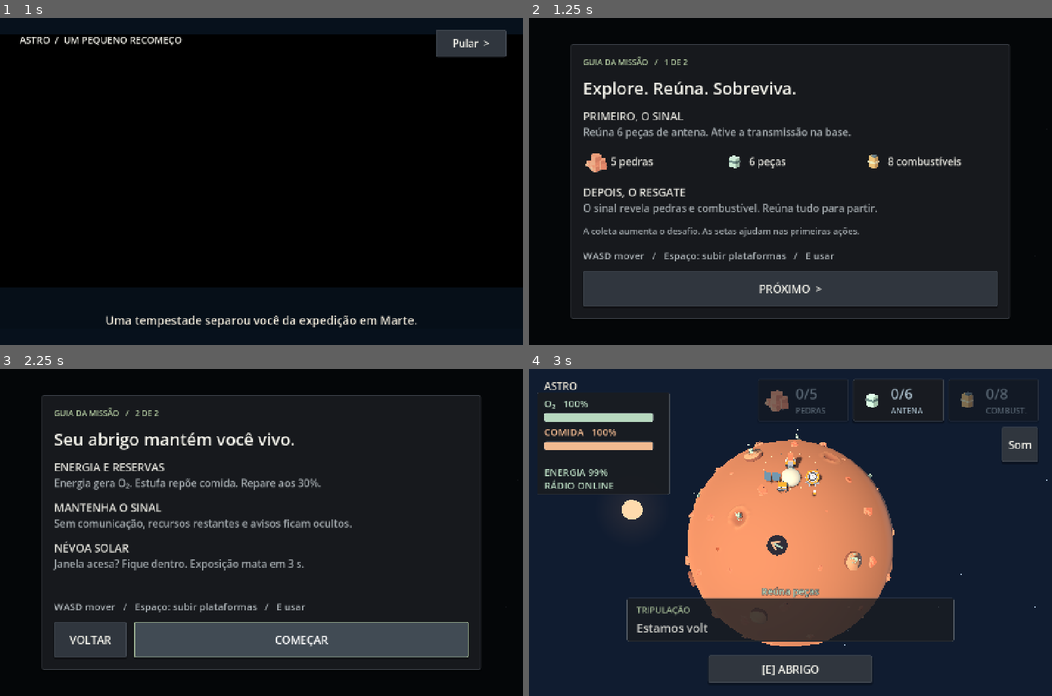
Above: before the commit, frames 1-4 (two rows, left to right).
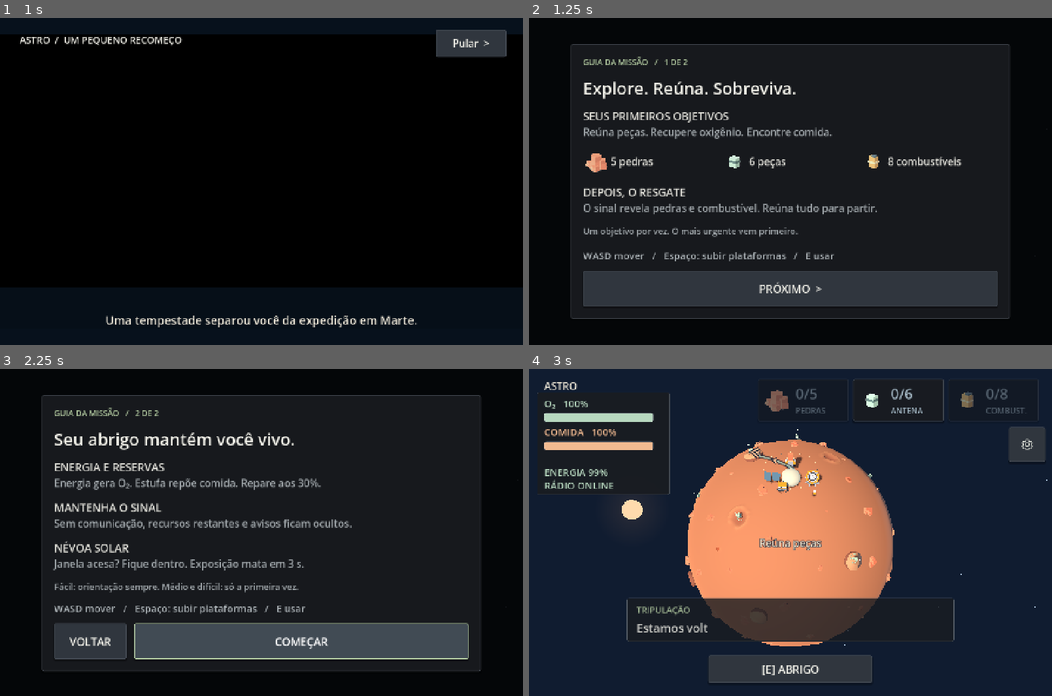
Above: after the commit, the same moments.

Repository: EduardoFagionatoFonseca/astro-missao-recomeco
Game: Godot game, scene res://scenes/main.tscn
Two runs of this game, one before a commit and one after it. Both use one fixed random seed, a clock stepped at 60 frames per second and the inputs below. Video files are missing from this copy of the repository; at most half a second of black plays in their place.
Inputs (mouse positions are in pixels of both pictures, inside the frame that each line leads up to):
- Up to frame 1 (1 s): click "COMEÇAR >" at 0.5 s
- Up to frame 2 (1.25 s): no input
- Up to frame 3 (2.25 s): tap Enter at 1.25 s; move the mouse to (376, 516) at 1.27 s; hold D (move_right) 1.28-2 s; hold E (interact) 1.28-2 s; click (376, 516) at 1.42 s; tap Space (jump) at 1.52 s; click "PRÓXIMO >" at 2 s
- Up to frame 4 (3 s): click "COMEÇAR" at 2.75 s

Frame 1 is identical in both runs. In frame 2, 1.7% of the frame differs, in the area x 10-64%, y 28-67%; in frame 3, 3.0%, in the area x 7-92%, y 65-93%; in frame 4, 1.1%.

Commit message:
Prioritize single objectives, draw astronaut routes and fix mobile canvas sizing

Diff:
--- a/assets/i18n/en.json
+++ b/assets/i18n/en.json
@@ -1,4 +1,10 @@
 {
+  "SEUS PRIMEIROS OBJETIVOS": "YOUR FIRST OBJECTIVES",
+  "Reúna peças. Recupere oxigênio. Encontre comida.": "Gather parts. Restore oxygen. Find food.",
+  "Um objetivo por vez. O mais urgente vem primeiro.": "One objective at a time. The most urgent comes first.",
+  "Fácil: orientação sempre. Médio e difícil: só a primeira vez.": "Easy: guidance throughout. Medium and hard: first time only.",
+  "Recupere oxigênio": "Restore oxygen", "Encontre comida": "Find food",
+  "Reúna suprimentos": "Gather supplies", "Aguarde no abrigo": "Wait in shelter", "Embarque na nave": "Board the ship",
   "FÁCIL": "EASY", "MÉDIO": "MEDIUM", "DIFÍCIL": "HARD",
   "DIFICULDADE": "DIFFICULTY", "IDIOMA": "LANGUAGE",
   "CONFIGURAÇÕES": "SETTINGS", "Som do seu jeito.": "Make yourself at home.",
--- a/scripts/first_steps.gd
+++ b/scripts/first_steps.gd
@@ -1,13 +1,14 @@
 extends Control
-## First-use guidance follows a world direction, including the far side of Mars.
+## One objective and a projected route starting at the astronaut.
 var done: Dictionary = {}
 var started: Dictionary = {}
-var marker := Vector2.ZERO
-var heading := Vector2.UP
 var caption := ""
+var objective_id := ""
 var clock := 0.0
 var game: Node3D
 var hint: Label
+var route := PackedVector2Array()
+var destination := Vector3.ZERO
 
 func _ready() -> void:
 	mouse_filter = Control.MOUSE_FILTER_IGNORE
@@ -15,10 +16,10 @@
 	hint = Label.new()
 	hint.mouse_filter = Control.MOUSE_FILTER_IGNORE
 	hint.horizontal_alignment = HORIZONTAL_ALIGNMENT_CENTER
-	hint.add_theme_font_size_override("font_size", 26)
-	hint.add_theme_color_override("font_color", Color("b7d8bf"))
+	hint.add_theme_font_size_override("font_size", 28)
+	hint.add_theme_color_override("font_color", Color("f2e2c8"))
 	hint.add_theme_color_override("font_outline_color", Color("101c30"))
-	hint.add_theme_constant_override("outline_size", 5)
+	hint.add_theme_constant_override("outline_size", 6)
 	add_child(hint)
 	hide()
 
@@ -29,68 +30,100 @@
 	game = state
 	clock += delta
 	hide()
+	objective_id = ""
+	route.clear()
 	if not game.controls.enabled: return
-	var triggers := {
-		"oxygen": game.oxygen <= game.MAX_RESERVE * 0.25,
-		"food": game.food <= game.MAX_RESERVE * 0.25,
+	var continuous := GameOptions.difficulty == 0
+	var oxy: float = game.oxygen / game.MAX_RESERVE * 100
+	var food: float = game.food / game.MAX_RESERVE * 100
+	var onboarding: bool = game.found[1] >= 2
+	var needs := {
+		"oxygen": oxy <= 25 or (onboarding and oxy < 80 and not done.has("oxygen")),
+		"food": food <= 25 or (onboarding and food < 80 and not done.has("food")),
 		"energy": game.energy_charge <= 30,
 		"signal": not game.communications_online or (game.found[1] >= 6 and not game.signal_transmitted),
 		"solar": game.solar_phase == "active" or (game.solar_phase == "warning" and game.communications_online and game.solar_clock >= game.SOLAR_WARNING - 5),
-		"parts": game.found[1] < 2
+		"parts": game.found[1] < (6 if continuous else 2)
 	}
-	for key in triggers:
-		if triggers[key] and not done.has(key): started[key] = true
-	if game.oxygen > game.MAX_RESERVE * 0.75 and started.has("oxygen"): done["oxygen"] = true
-	if game.food > game.MAX_RESERVE * 0.75 and started.has("food"): done["food"] = true
-	if game.energy_charge > 90 and started.has("energy"): done["energy"] = true
-	if game.signal_transmitted and game.communications_online and started.has("signal"): done["signal"] = true
-	if (game.inside or game.solar_phase == "calm") and started.has("solar"): done["solar"] = true
-	if game.found[1] >= 2: done["parts"] = true
-	for key in ["solar", "oxygen", "energy", "food", "signal", "parts"]:
-		if done.has(key) or not started.has(key): continue
-		if key == "solar" and game.inside: continue
-		var target: Vector3 = game.camp_normal * game.R
-		caption = {"solar": "Entre no abrigo", "oxygen": "Volte ao abrigo", "energy": "Repare a energia", "food": "Vá à estufa", "signal": "Restaure o sinal", "parts": "Reúna peças"}[key]
-		if key == "food":
-			if game.inside: target = game.base_room.position + game.base_room.STATIONS.exit
-			else: target = game.garden_normal * game.R
-		elif key == "parts":
-			if game.inside: continue
+	var resolved := {"oxygen": oxy >= 80, "food": food >= 80, "energy": game.energy_charge > 90, "signal": game.signal_transmitted and game.communications_online, "solar": game.inside or game.solar_phase == "calm", "parts": not needs.parts}
+	for key in needs:
+		if started.has(key) and resolved[key]:
+			done[key] = true
+			started.erase(key)
+		if needs[key] and not resolved[key] and (continuous or not done.has(key)): started[key] = true
+	var priorities := {"solar": -100.0 if game.solar_phase == "active" else -20.0, "oxygen": oxy, "food": food, "energy": float(game.energy_charge) + 10, "signal": 110.0, "parts": 150.0}
+	if game.solar_phase == "active": priorities.solar = -200 + (game.EXPOSURE_LIMIT - game.exposure) * 10
+	if oxy <= 0: priorities.oxygen = -200 + (game.VITAL_GRACE - game.oxygen_empty_time) * 10
+	if food <= 0: priorities.food = -200 + (game.VITAL_GRACE - game.food_empty_time) * 10
+	if not game.energy_ready: priorities.energy = minf(priorities.energy, float(priorities.oxygen) - 1)
+	var best := INF
+	for key in priorities:
+		if not started.has(key) or (done.has(key) and not continuous) or resolved[key]: continue
+		if float(priorities[key]) < best:
+			best = priorities[key]
+			objective_id = key
+	if objective_id.is_empty() and continuous:
+		if game.found[1] >= 6 and game.communications_online and game.signal_transmitted and game.collected < game.TOTAL: objective_id = "supplies"
+		elif game.collected >= game.TOTAL: objective_id = "rescue"
+	if objective_id.is_empty(): return
+	caption = {"solar": "Entre no abrigo", "oxygen": "Recupere oxigênio", "energy": "Repare a energia", "food": "Encontre comida", "signal": "Restaure o sinal", "parts": "Reúna peças", "supplies": "Reúna suprimentos", "rescue": "Aguarde no abrigo"}[objective_id]
+	destination = game.camp_normal * game.R
+	if objective_id == "food":
+		destination = game.base_room.position + game.base_room.STATIONS.exit if game.inside else game.garden_normal * game.R
+	elif objective_id in ["parts", "supplies"]:
+		if game.inside: destination = game.base_room.position + game.base_room.STATIONS.exit
+		else:
 			var closest := -2.0
 			for item in game.items:
-				if item.kind == 1 and not item.taken and item.normal.dot(game.normal) > closest:
+				if not item.taken and game._item_available(item) and (objective_id == "supplies" or item.kind == 1) and item.normal.dot(game.normal) > closest:
 					closest = item.normal.dot(game.normal)
-					target = item.node.global_position
-		elif game.inside:
-			if key == "energy" or (key == "oxygen" and not game.energy_ready): target = game.base_room.position + game.base_room.STATIONS.energy
-			elif key == "signal": target = game.base_room.position + game.base_room.STATIONS.signal
-			else: continue
-		_point(target)
-		show()
-		break
+					destination = item.node.global_position
+	elif objective_id == "rescue" and game.ship_landed:
+		caption = "Embarque na nave"
+		destination = game.ship_normal * game.R
+	elif game.inside:
+		if objective_id == "energy" or (objective_id == "oxygen" and not game.energy_ready): destination = game.base_room.position + game.base_room.STATIONS.energy
+		elif objective_id == "signal": destination = game.base_room.position + game.base_room.STATIONS.signal
+		else: destination = game.avatar.global_position
+	_build_route()
+	hint.text = tr(caption)
+	hint.size = Vector2(minf(660, size.x - 80), 48)
+	hint.position = Vector2((size.x - hint.size.x) / 2, size.y - 440)
+	show()
 	queue_redraw()
 
-func _point(target: Vector3) -> void:
+func _build_route() -> void:
 	var camera: Camera3D = game.camera
 	var origin: Vector3 = game.avatar.global_position
-	var vector := target - origin
-	if not game.inside:
-		vector = target.normalized().slide(game.normal).normalized() * 4
-		if vector.length_squared() < 0.01: vector = game.north * 2
-	var start := camera.unproject_position(origin)
-	var end := camera.unproject_position(origin + vector)
-	heading = (end - start).normalized()
-	if heading.length_squared() < 0.01: heading = Vector2.DOWN
-	# Keep guidance clear of the character, bottom notices and mobile buttons.
-	marker = Vector2(size.x * 0.5, size.y * 0.56) + heading * 38
-	hint.text = tr(caption)
-	hint.size = Vector2(600, 42)
-	hint.position = Vector2((size.x - 600) / 2, size.y * 0.66)
+	if origin.distance_to(destination) < 0.7: return
+	if game.inside:
+		for i in range(25): route.append(camera.unproject_position(origin.lerp(destination, i / 24.0) + Vector3.UP * 0.12))
+	else:
+		var target := destination.normalized()
+		if game.normal.angle_to(target) < 0.01: return
+		# Follow the ground and stop at the horizon, never through the planet.
+		for i in range(65):
+			var direction: Vector3 = game.normal.slerp(target, i / 64.0).normalized()
+			var world: Vector3 = direction * (game.R + game.terrain.height_at(direction) + 0.2)
+			if i == 0: world = origin + game.normal * 0.12
+			if i > 1 and direction.dot((camera.global_position - world).normalized()) < 0.12: break
+			if camera.is_position_behind(world): break
+			route.append(camera.unproject_position(world))
 
 func _draw() -> void:
-	if not visible: return
-	var at := marker + heading * sin(clock * 4) * 5
-	var side := heading.orthogonal()
-	draw_circle(at, 28, Color("101c30dd"))
-	draw_line(at - heading * 17, at + heading * 15, Color("b7d8bf"), 5, true)
-	draw_polyline(PackedVector2Array([at - heading * 2 + side * 13, at + heading * 15, at - heading * 2 - side * 13]), Color("f2ba90"), 5, true)
+	if route.size() < 2: return
+	draw_polyline(route, Color("101c3099"), 10, true)
+	draw_polyline(route, Color("b7d8bfc9"), 4, true)
+	var distance := fmod(clock * 32, 56.0)
+	for i in range(1, route.size()):
+		var previous := distance
+		distance += route[i].distance_to(route[i - 1])
+		if floori(distance / 56) > floori(previous / 56) and i < route.size() - 4:
+			_draw_head(route[i], (route[i] - route[i - 1]).normalized(), 8)
+	_draw_head(route[-1], (route[-1] - route[-2]).normalized(), 17)
+
+func _draw_head(at: Vector2, direction: Vector2, length: float) -> void:
+	var side := direction.orthogonal()
+	var head := PackedVector2Array([at - direction * length + side * length * 0.65, at, at - direction * length - side * length * 0.65])
+	draw_polyline(head, Color("101c30"), 9, true)
+	draw_polyline(head, Color("f2ba90"), 4, true)
--- a/scripts/main.gd
+++ b/scripts/main.gd
@@ -879,6 +879,9 @@
 		column.add_child(count_label)
 		column.add_child(_label(names[i], 20, MUTED))
 	var mute_button := _button("Som", func(): audio_settings.open())
+	mute_button.text = ""
+	mute_button.icon = preload("res://assets/ui/gear.svg")
+	mute_button.icon_alignment = HORIZONTAL_ALIGNMENT_CENTER
 	mute_ui = mute_button
 	mute_button.position = Vector2(1268, 817)
 	mute_button.custom_minimum_size.x = 54
@@ -1169,7 +1172,7 @@
 func _layout_ui() -> void:
 	var view := get_viewport().get_visible_rect().size
 	objectives_ui.position = Vector2(view.x - 810, 28)
-	mute_ui.position = Vector2(view.x - 138, 160)
+	mute_ui.position = Vector2(view.x - 118, 160)
 	mute_ui.custom_minimum_size = Vector2(100, 72)
 	prompt.position = Vector2((view.x - 450) / 2, view.y - 112)
 	for modal in [death_panel]: _center_modal(modal)
@@ -1205,6 +1208,9 @@
 	state["difficulty"] = GameOptions.difficulty
 	state["pressure"] = _pressure()
 	state["guide"] = guide.hint.text if guide.visible else ""
+	state["objective"] = guide.objective_id
+	state["route_points"] = guide.route.size()
+	state["logical_size"] = [get_viewport().get_visible_rect().size.x, get_viewport().get_visible_rect().size.y]
 	state["settings"] = audio_settings.visible
 	state["caption"] = intro_video.caption.text if intro_video.active else ""
 	JavaScriptBridge.eval("window.__astroQA = %s;" % JSON.stringify(state))
--- a/scripts/mission_briefing.gd
+++ b/scripts/mission_briefing.gd
@@ -89,7 +89,7 @@
 	back_button.visible = page_index == 1
 	next_button.text = "PRÓXIMO  >" if page_index == 0 else "COMEÇAR"
 	if page_index == 0:
-		_step("PRIMEIRO, O SINAL", "Reúna 6 peças de antena. Ative a transmissão na base.")
+		_step("SEUS PRIMEIROS OBJETIVOS", "Reúna peças. Recupere oxigênio. Encontre comida.")
 		var materials := HBoxContainer.new()
 		body.add_child(materials)
 		for i in range(item_icons.size()):
@@ -104,11 +104,12 @@
 			row.add_child(icon)
 			_text(row, ["5 pedras", "6 peças", "8 combustíveis"][i], 28)
 		_step("DEPOIS, O RESGATE", "O sinal revela pedras e combustível. Reúna tudo para partir.")
-		_text(body, "A coleta aumenta o desafio. As setas ajudam nas primeiras ações.", 24, Color("adb4b8"))
+		_text(body, "Um objetivo por vez. O mais urgente vem primeiro.", 24, Color("adb4b8"))
 	else:
 		_step("ENERGIA E RESERVAS", "Energia gera O₂. Estufa repõe comida. Repare aos 30%.")
 		_step("MANTENHA O SINAL", "Sem comunicação, recursos restantes e avisos ficam ocultos.")
 		_step("NÉVOA SOLAR", "Janela acesa? Fique dentro. Exposição mata em 3 s.")
+		_text(body, "Fácil: orientação sempre. Médio e difícil: só a primeira vez.", 24, Color("adb4b8"))
 	if page_tween: page_tween.kill()
 	body.modulate.a = 0
 	page_tween = create_tween()
--- a/tests/progression_guidance.gd
+++ b/tests/progression_guidance.gd
@@ -36,16 +36,16 @@
 	guide.started.clear()
 	game.oxygen = 20
 	guide.update_guide(game, 0)
-	assert(guide.visible and guide.caption == "Volte ao abrigo")
+	assert(guide.visible and guide.objective_id == "oxygen")
 	game.oxygen = game.MAX_RESERVE
 	guide.update_guide(game, 0)
 	assert(guide.done.has("oxygen"))
 	game.oxygen = 20
 	guide.update_guide(game, 0)
-	assert(guide.caption != "Volte ao abrigo" or not guide.visible)
+	assert(guide.objective_id != "oxygen")
 	game.food = 20
 	guide.update_guide(game, 0)
-	assert(guide.caption == "Vá à estufa")
+	assert(guide.objective_id == "food")
 	game.food = game.MAX_RESERVE
 	guide.update_guide(game, 0)
 	assert(guide.done.has("food"))
@@ -83,6 +83,35 @@
 	game.intro_video.player.stop()
 	game.intro_video.hide()
 	TranslationServer.set_locale("pt_BR")
+	# One active need, preempted as the relative urgency changes.
+	guide.done.clear()
+	guide.started.clear()
+	game.oxygen = 20
+	game.food = 10
+	guide.update_guide(game, 0)
+	assert(guide.objective_id == "food")
+	game.oxygen = 5
+	guide.update_guide(game, 0)
+	assert(guide.objective_id == "oxygen")
+	game.oxygen = game.MAX_RESERVE
+	guide.update_guide(game, 0)
+	assert(guide.objective_id == "food")
+	game.food = game.MAX_RESERVE
+	guide.update_guide(game, 0)
+	for level in [1, 2]:
+		options.difficulty = level
+		game.oxygen = 5
+		game.food = game.MAX_RESERVE
+		guide.update_guide(game, 0)
+		assert(guide.objective_id != "oxygen")
+	options.difficulty = 0
+	guide.update_guide(game, 0)
+	assert(guide.objective_id == "oxygen")
+	game.oxygen = game.MAX_RESERVE
+	guide.update_guide(game, 0)
+	game.oxygen = 5
+	guide.update_guide(game, 0)
+	assert(guide.objective_id == "oxygen")
 	options.difficulty = before
 	game.oxygen = game.MAX_RESERVE
 	game.food = game.MAX_RESERVE
Binary file changed: docs/web-mobile-audio-base.png
Binary file changed: docs/web-mobile-jump.png
Binary file changed: docs/web-mobile-platform.png
Not shown, changed: README.md
Not shown, changed: docs/FEATURE_VALIDATION.md
Not shown, changed: tests/web_options.cjs
Not shown, changed: web/shell.html
